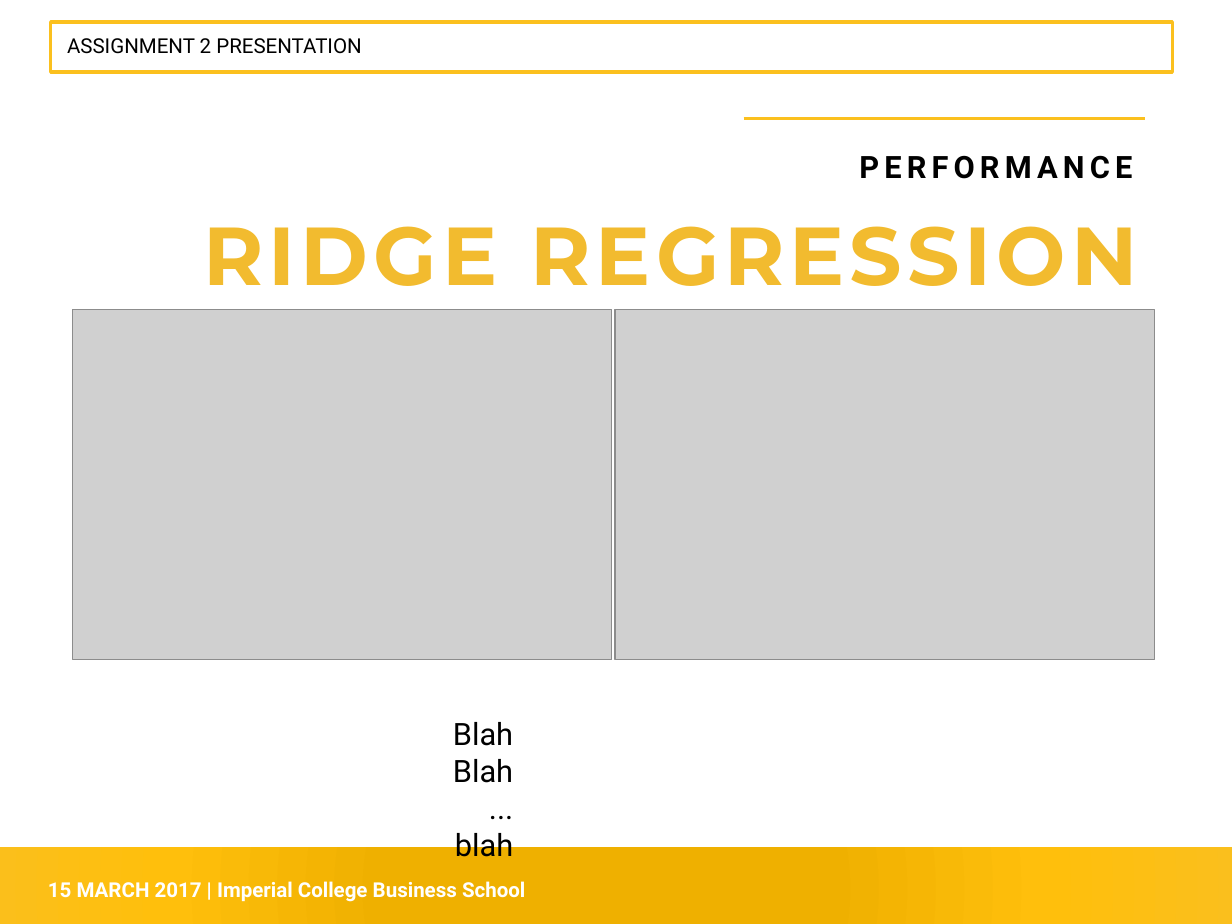
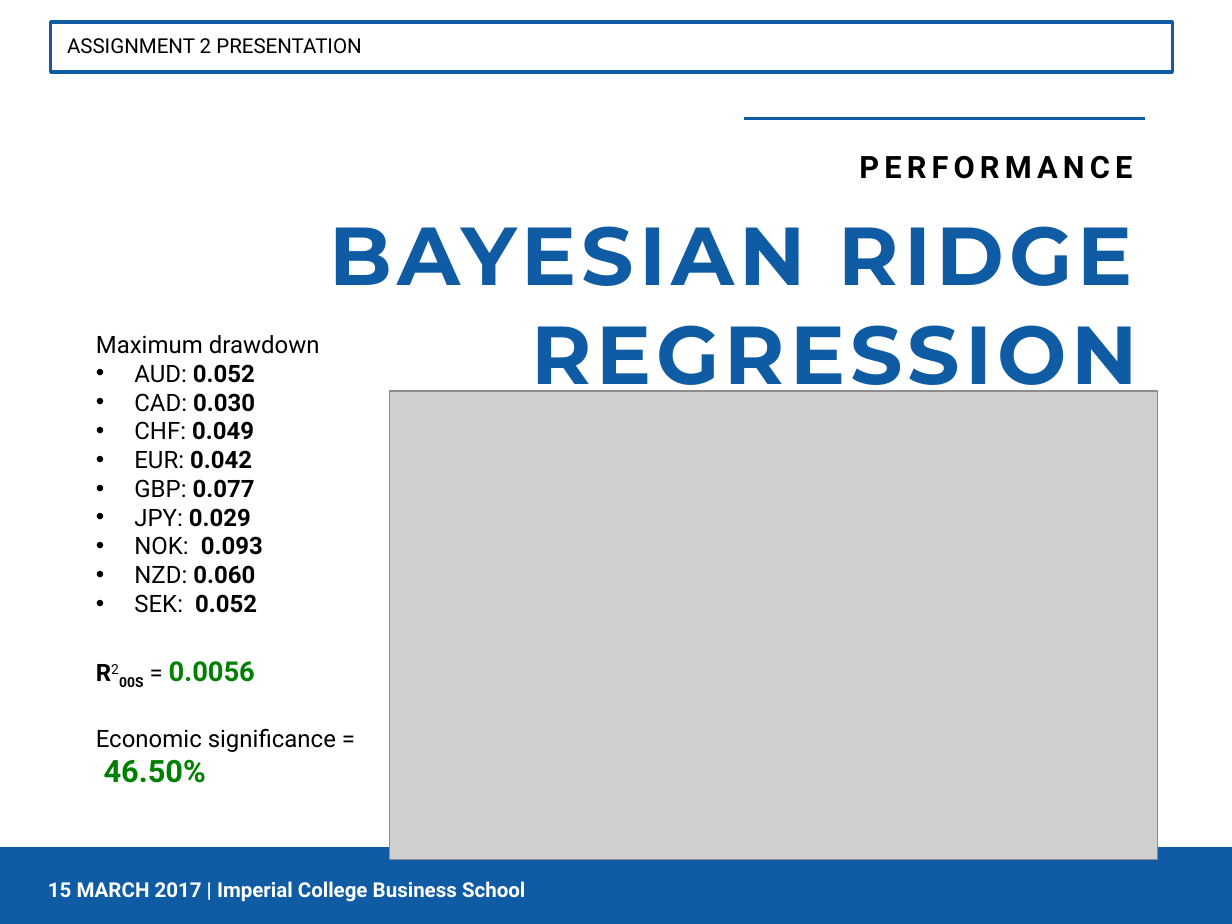
Before and after one commit to siowmeng/bigdatafinance, a slide deck: slide 9 of Presentation.pptx (slide 5 before the commit). Drawn at 1232x924 pixels with LibreOffice and Linux fonts; fonts in the diff are those of the drawing; grey boxes stand for pictures. Boxes give left, top, right and bottom in pixels: in the first picture for what was removed or moved away, otherwise in the second. Text is boxed around its words. In the diff, an @@ line names an element or a change of style, - is before the commit and + after.

```diff
--- a/Presentation.pptx
+++ b/Presentation.pptx
@@ rectangle at bbox=[51, 22, 1172, 71]: outline #FBC01E 2.08 pt to #105CA4 2.08 pt @@
@@ line (744, 118) - (1145, 118): stroke #FBC01E 2.08 pt to #105CA4 2.08 pt @@
@@ text at bbox=[329, 226, 1138, 403]: text changed; text colour #F2BB2F to #105CA4 @@
-RIDGE REGRESSION
+BAYESIAN RIDGE REGRESSION
@@ picture removed at bbox=[73, 309, 612, 659] @@
@@ picture removed at bbox=[615, 309, 1154, 659] @@
@@ text added at bbox=[96, 335, 336, 783], 14 pt, text #000000 @@
+Maximum drawdown
+• AUD: 0.052
+• CAD: 0.030
+• CHF: 0.049
+• EUR: 0.042
+• GBP: 0.077
+• JPY: 0.029
+• NOK: 0.093
+• NZD: 0.060
+• SEK: 0.052
+R200S = 0.0056
+Economic significance =
+46.50%
@@ picture added at bbox=[389, 391, 1157, 859] @@
@@ text removed at bbox=[453, 722, 513, 857] @@
-Blah
-Blah
-...
-blah
@@ rectangle at bbox=[0, 848, 1232, 924]: fill gradient #F1B000 to #FFBF0D to #FBC01E to #105CA4 @@
```
Also in this commit, not shown: 9 other slides changed, 1 slide removed.
